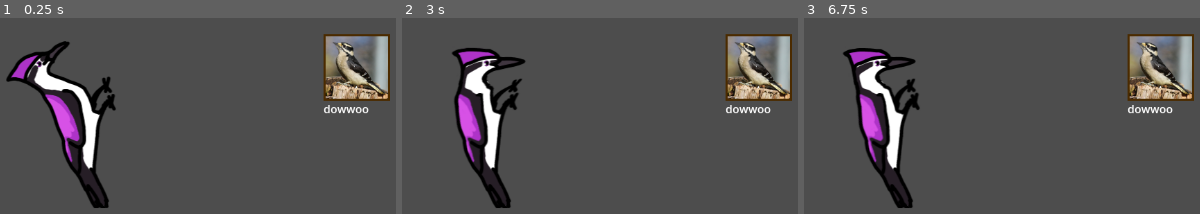
Above: before the commit, frames 1-3 (left to right).
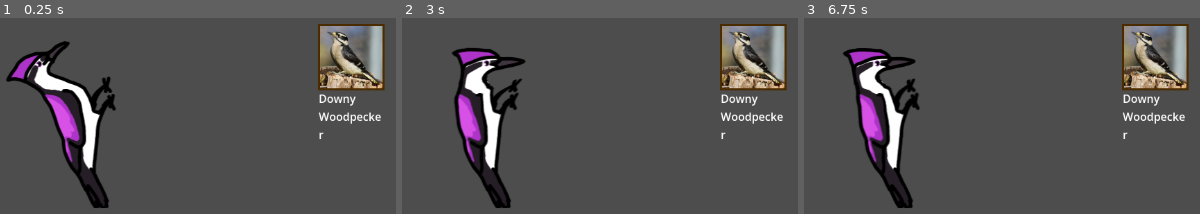
Above: after the commit, the same moments.

Repository: Nicholasp3435/woodpecker-tapper
Game: Godot game, scene res://scenes/game.tscn
The game is run twice, just before and just after one commit, with the same random seed, the same clock (stepped at 60 frames per second) and the same inputs.
Inputs (mouse positions are in pixels of both pictures, inside the frame that each line leads up to):
- Up to frame 1 (0.25 s): no input
- Up to frame 2 (3 s): click "dowwoo" (after the commit: "Downy Woodpecker") at 0.5 s; click "dowwoo" (after the commit: "Downy Woodpecker") at 1.25 s; click "dowwoo" (after the commit: "Downy Woodpecker") at 2 s; tap Enter at 2.75 s; move the mouse to (465, 127) at 2.77 s; press the mouse at (465, 127) at 2.78 s
- Up to frame 3 (6.75 s): tap Space at 3.5, 5, 6.5 s; move the mouse to (974, 159) at 3.52 s; release the mouse at (974, 159) at 3.53 s; click (974, 159) at 3.6 s; tap Enter at 4.25, 5.75 s; move the mouse to (outside the picture) at 4.27 s; press the mouse at (outside the picture) at 4.28 s; move the mouse to (outside the picture) at 5.02 s; release the mouse at (outside the picture) at 5.03 s; click (outside the picture) at 5.1 s; move the mouse to (outside the picture) at 5.77 s; press the mouse at (outside the picture) at 5.78 s; move the mouse to (895, 70) at 6.52 s; release the mouse at (895, 70) at 6.53 s; click (895, 70) at 6.6 s

The runs differ from the first frame. In frame 1, 6.7% of the frame differs, in the area x 80-99%, y 3-62%; in frame 2, 6.7%; in frame 3, 6.7%.

Commit message:
feature: give woodpecker.gd scope of it's data

Diff:
--- a/scenes/game.tscn
+++ b/scenes/game.tscn
@@ -3,7 +3,6 @@
 [ext_resource type="Script" uid="uid://ctityrd48sik8" path="res://scripts/game_manager.gd" id="1_lbhrr"]
 [ext_resource type="PackedScene" uid="uid://bbhhp7hqcqtg6" path="res://scenes/pyre.tscn" id="1_uwrxv"]
 [ext_resource type="PackedScene" uid="uid://kju2k3tkotrn" path="res://scenes/woodpecker.tscn" id="2_yqjtg"]
-[ext_resource type="Texture2D" uid="uid://rvbyt8iye7ol" path="res://assets/sprites/woodpeckers/dowwoo.png" id="3_lnu2h"]
 
 [node name="Game" type="Node2D" unique_id=1866045924]
 
@@ -14,10 +13,9 @@
 [node name="Pyre" parent="." unique_id=386602154 instance=ExtResource("1_uwrxv")]
 position = Vector2(200, 305)
 
-[node name="Woodpecker" parent="." unique_id=1366567008 instance=ExtResource("2_yqjtg")]
-offset_left = 566.0
-offset_top = 175.0
-offset_right = 662.0
-offset_bottom = 271.0
-texture_normal = ExtResource("3_lnu2h")
+[node name="Woodpecker" parent="." unique_id=58942781 instance=ExtResource("2_yqjtg")]
+offset_left = 558.0
+offset_top = 160.0
+offset_right = 654.0
+offset_bottom = 256.0
 taxon_code = "dowwoo"
--- a/scenes/woodpecker.tscn
+++ b/scenes/woodpecker.tscn
@@ -3,14 +3,16 @@
 [ext_resource type="Script" uid="uid://dvllxj2w84v53" path="res://scripts/woodpecker.gd" id="1_l628s"]
 
 [node name="Woodpecker" type="TextureButton" unique_id=1366567008]
-offset_right = 40.0
-offset_bottom = 40.0
+offset_right = 96.0
+offset_bottom = 96.0
 script = ExtResource("1_l628s")
 
 [node name="Label" type="Label" parent="." unique_id=450405554]
 layout_mode = 0
+offset_left = 1.0
 offset_top = 96.0
-offset_right = 96.0
+offset_right = 95.0
 offset_bottom = 119.0
+autowrap_mode = 3
 
 [connection signal="button_up" from="." to="." method="_on_button_up"]
--- a/scripts/game_manager.gd
+++ b/scripts/game_manager.gd
@@ -2,8 +2,6 @@
 
 
 @onready var pyre: Node2D = $"../Pyre";
-
-
 
 var in_sample_mode: bool = false;
 var in_recording_mode: bool = false;
@@ -13,8 +11,7 @@
 
 var strike_count: int = 0;
 
-var wooodpecker_data: Dictionary = get_data();
-
+var woodpecker_data: Dictionary = get_data();
 
 func _input(event: InputEvent) -> void:
 	if not in_sample_mode:
--- a/scripts/woodpecker.gd
+++ b/scripts/woodpecker.gd
@@ -1,11 +1,15 @@
 @tool
 extends TextureButton
+
+@onready var game_manager: Node = %GameManager;
 
 ## Macaulay Library taxon code
 @export var taxon_code: String = "":
 	set(value):
 		taxon_code = value;
 		update_self();
+
+var data: Dictionary = {};
 
 func _ready():
 	update_self();
@@ -14,8 +18,17 @@
 	if taxon_code == "":
 		return;
 
+	if game_manager == null:
+		return
+
+	data = game_manager.woodpecker_data[taxon_code];
+
 	var image_path: String = "res://assets/sprites/woodpeckers/" + taxon_code + ".png";
 	texture_normal = load(image_path);
 
 	var label: Label = $Label;
-	label.text = taxon_code;
+	label.text = data.name;
+
+
+func _on_button_up() -> void:
+	pass # Replace with function body.
